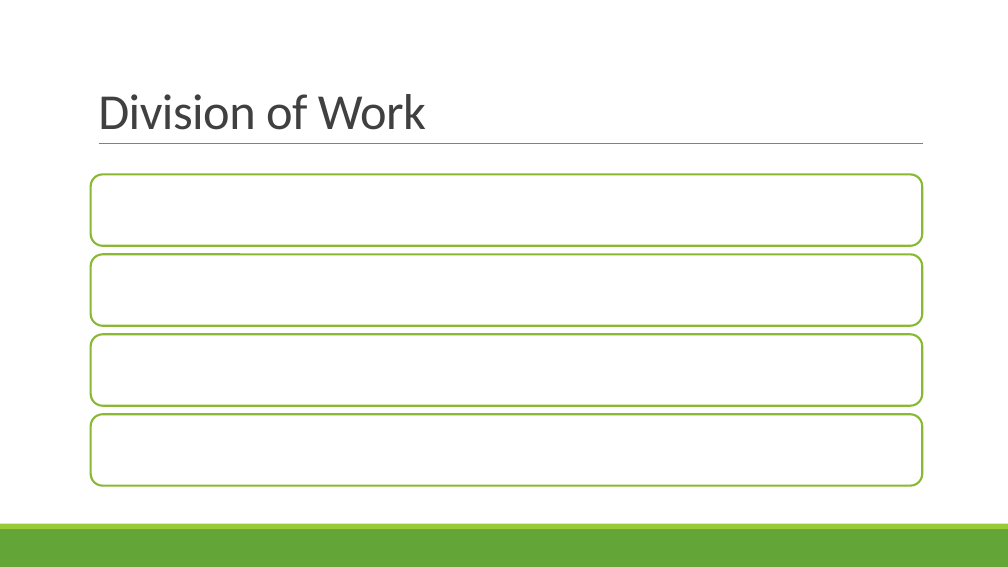
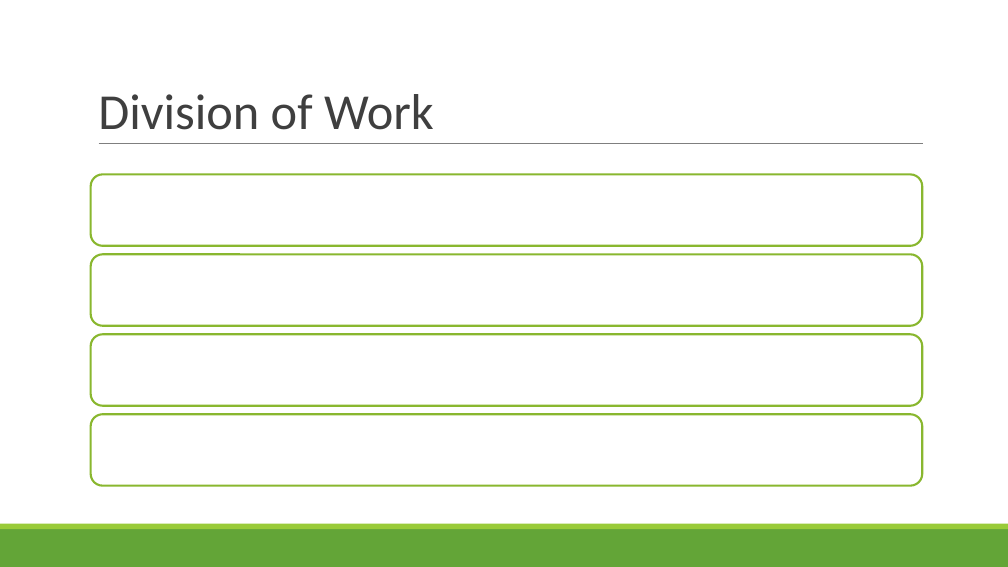
Before and after one commit to LinghanX/Project_Veritas, a slide deck: slide 15 of presentations/FakeNews_Final.pptx (slide 14 before the commit). Drawn at 1008x567 pixels with LibreOffice and Linux fonts; fonts in the diff are those of the drawing. Boxes give left, top, right and bottom in pixels: in the first picture for what was removed or moved away, otherwise in the second. Text is boxed around its words. In the diff, an @@ line names an element or a change of style, - is before the commit and + after.

```diff
--- a/presentations/FakeNews_Final.pptx
+++ b/presentations/FakeNews_Final.pptx
@@ title "Division of Work" at (x1=98, y1=94, x2=434, y2=130): text colour #404040 to #3F3F3F, letter spacing -0.5 to 0 pt; indent changed @@
```
Also in this commit, not shown: 13 other slides changed, 1 slide added.
